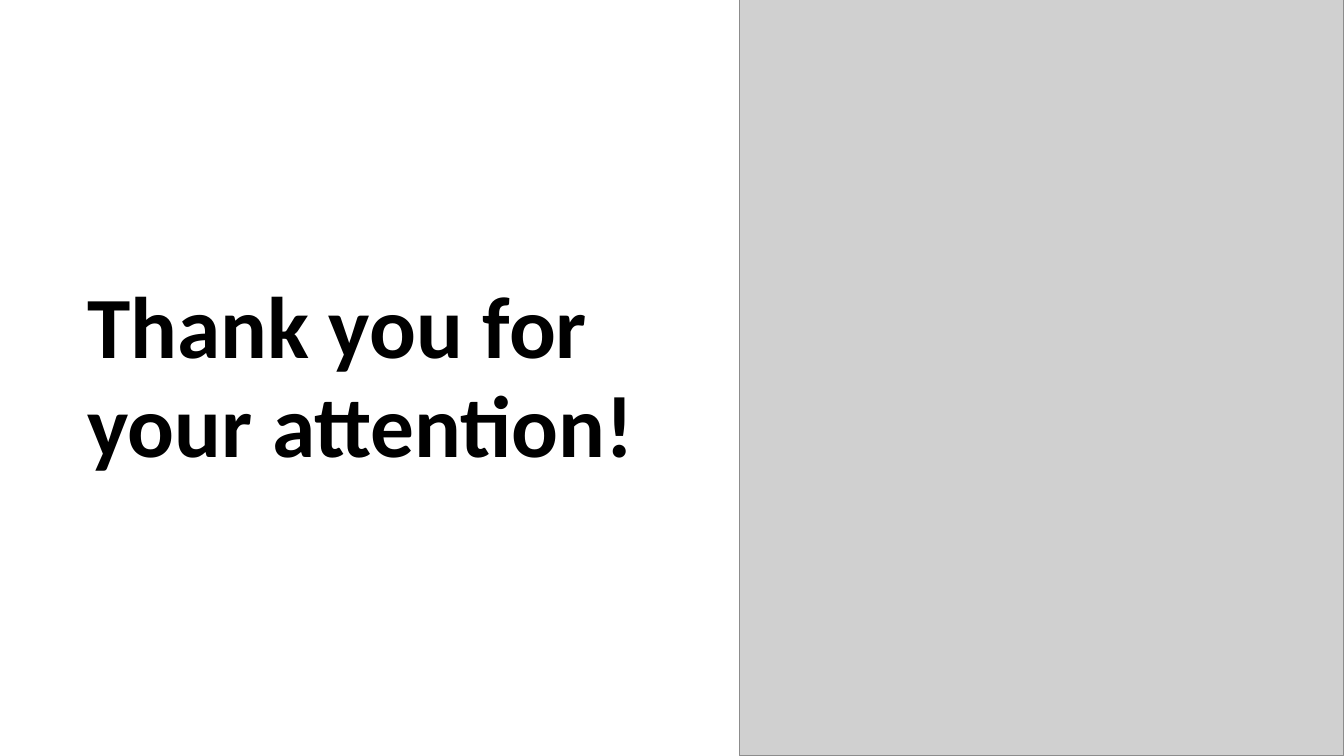
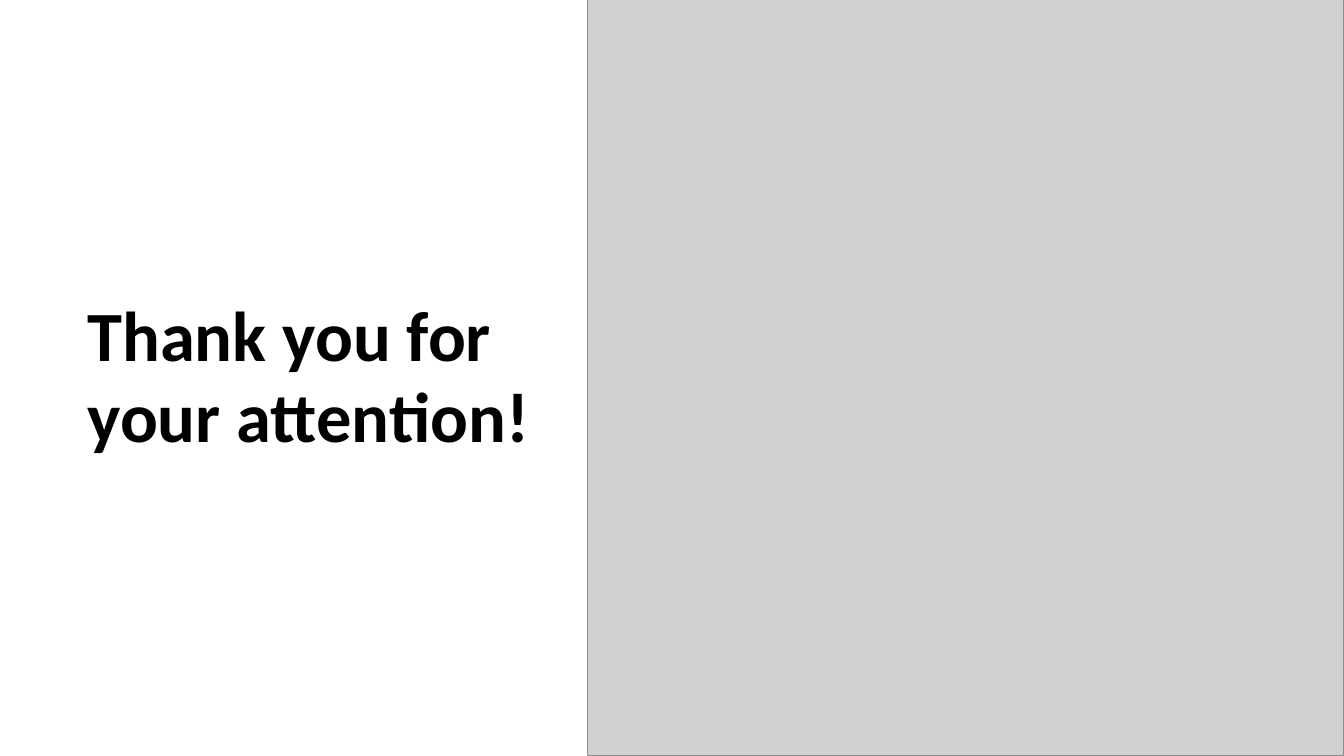
Before and after one commit to d4tr3s14/aprendo-en-casa, a slide deck: slide 5 of 1-basico/semestre-2/ingles/my-menu-presentacion.pptx. Drawn at 1344x756 pixels with LibreOffice and Linux fonts; fonts in the diff are those of the drawing; grey boxes stand for pictures. Boxes give left, top, right and bottom in pixels: in the first picture for what was removed or moved away, otherwise in the second. Text is boxed around its words. In the diff, an @@ line names an element or a change of style, - is before the commit and + after.

```diff
--- a/1-basico/semestre-2/ingles/my-menu-presentacion.pptx
+++ b/1-basico/semestre-2/ingles/my-menu-presentacion.pptx
@@ picture: place and size @@
-picture at box(739, 0, 1344, 756)
+picture at box(588, 0, 1344, 756)
@@ text "Thank you for" at box(87, 311, 529, 453): size 62.4 to 50.4 pt @@
```
Also in this commit, not shown: 1 other slide changed, 16 other files.
